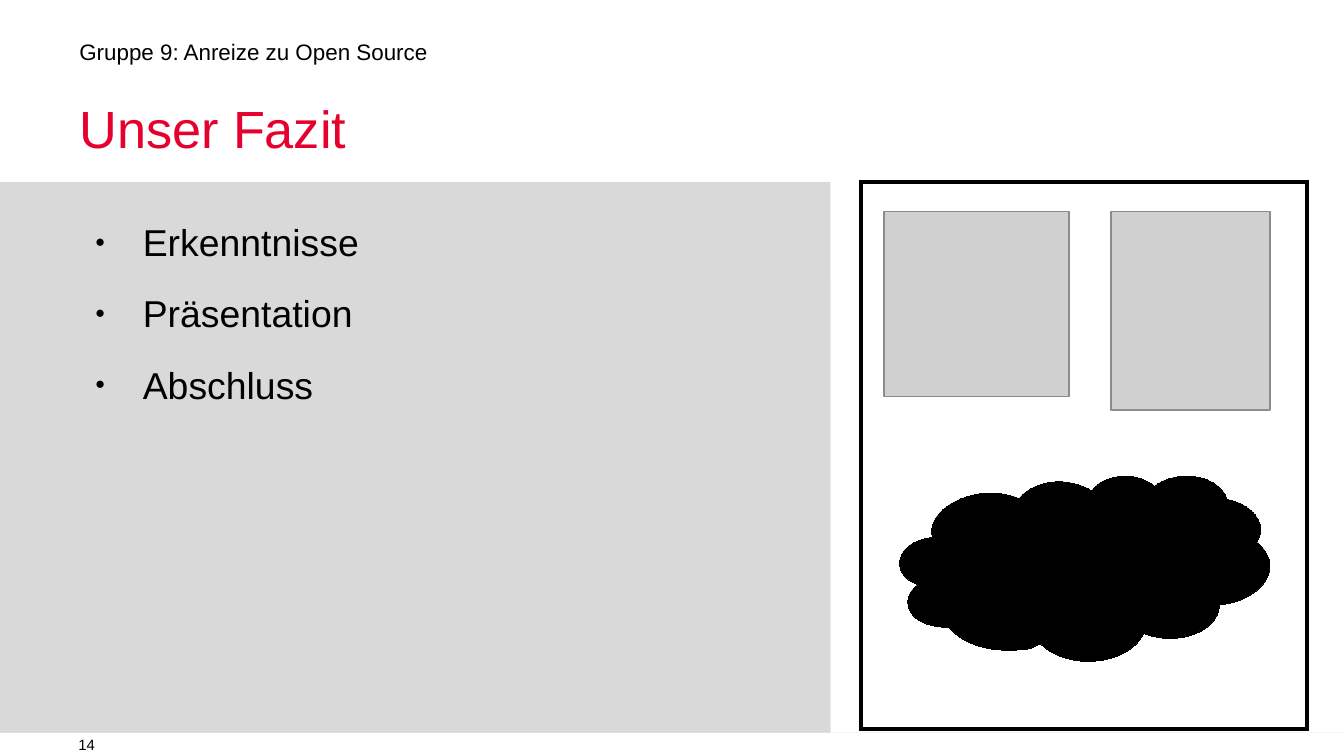
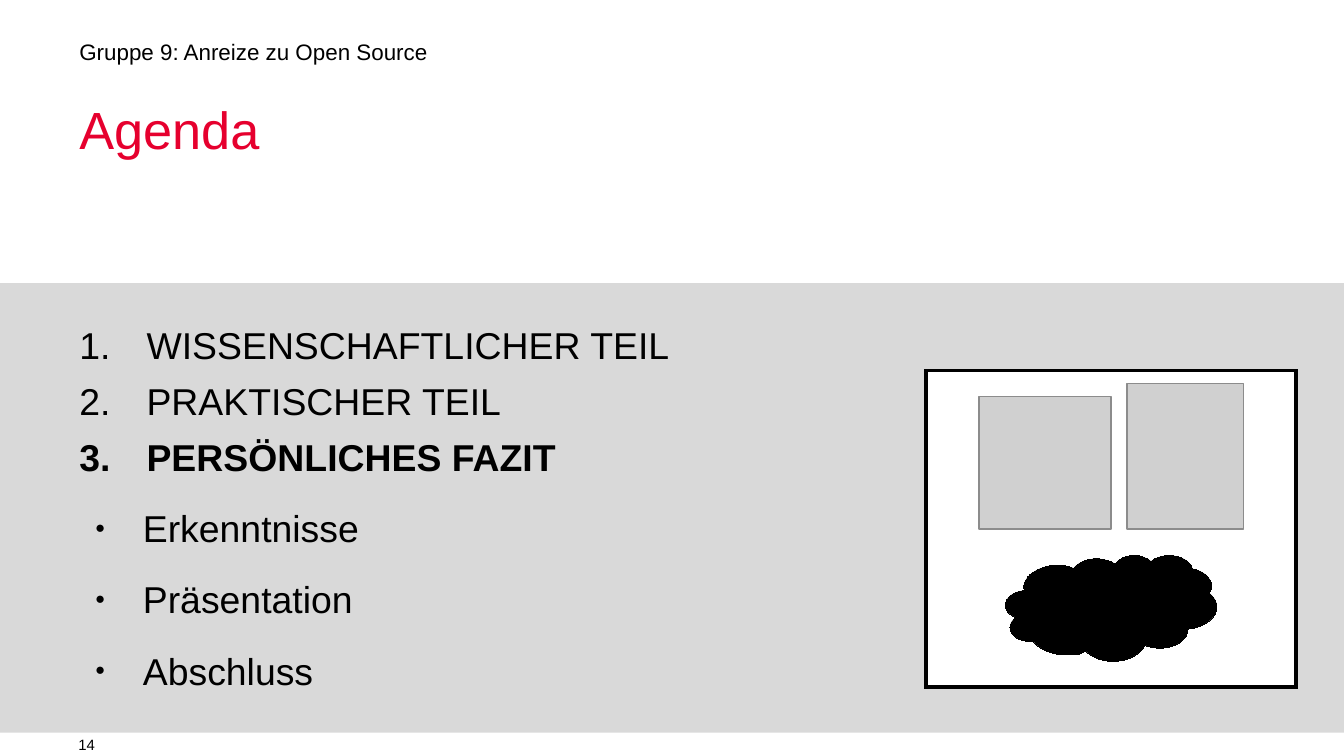
Before and after one commit to mauriziopiu/anreize_zu_open_source, a slide deck: slide 14 of OSS_Prasentation_open.odp. Drawn at 1344x756 pixels with LibreOffice and Linux fonts; fonts in the diff are those of the drawing; grey boxes stand for pictures; background and template pictures are left out. Boxes give left, top, right and bottom in pixels: in the first picture for what was removed or moved away, otherwise in the second. Text is boxed around its words. In the diff, an @@ line names an element or a change of style, - is before the commit and + after.

Commit message:
Praesentation teil Raphael +

```diff
--- a/OSS_Prasentation_open.odp
+++ b/OSS_Prasentation_open.odp
@@ text at (x1=79, y1=111, x2=259, y2=159): text changed @@
-Unser Fazit
+Agenda
@@ rectangle removed at (x1=0, y1=181, x2=831, y2=732) @@
@@ rectangle removed at (x1=831, y1=181, x2=1344, y2=732) @@
@@ text "WISSENSCHAFTLICHER TEIL" moved from (x1=143, y1=229, x2=359, y2=400) to (x1=143, y1=333, x2=669, y2=686) @@
@@ text at (x1=147, y1=333, x2=669, y2=472): paragraphs added @@
+1. WISSENSCHAFTLICHER TEIL
+2. PRAKTISCHER TEIL
+3. PERSÖNLICHES FAZIT
@@ rectangle resized from (x1=862, y1=183, x2=1308, y2=730) to (x1=926, y1=371, x2=1297, y2=688) @@
@@ picture resized from (x1=1111, y1=211, x2=1270, y2=410) to (x1=1128, y1=383, x2=1245, y2=528) @@
@@ picture resized from (x1=884, y1=211, x2=1070, y2=396) to (x1=978, y1=396, x2=1110, y2=528) @@
@@ freeform shape resized from (x1=899, y1=476, x2=1270, y2=661) to (x1=1005, y1=555, x2=1216, y2=661) @@
```
